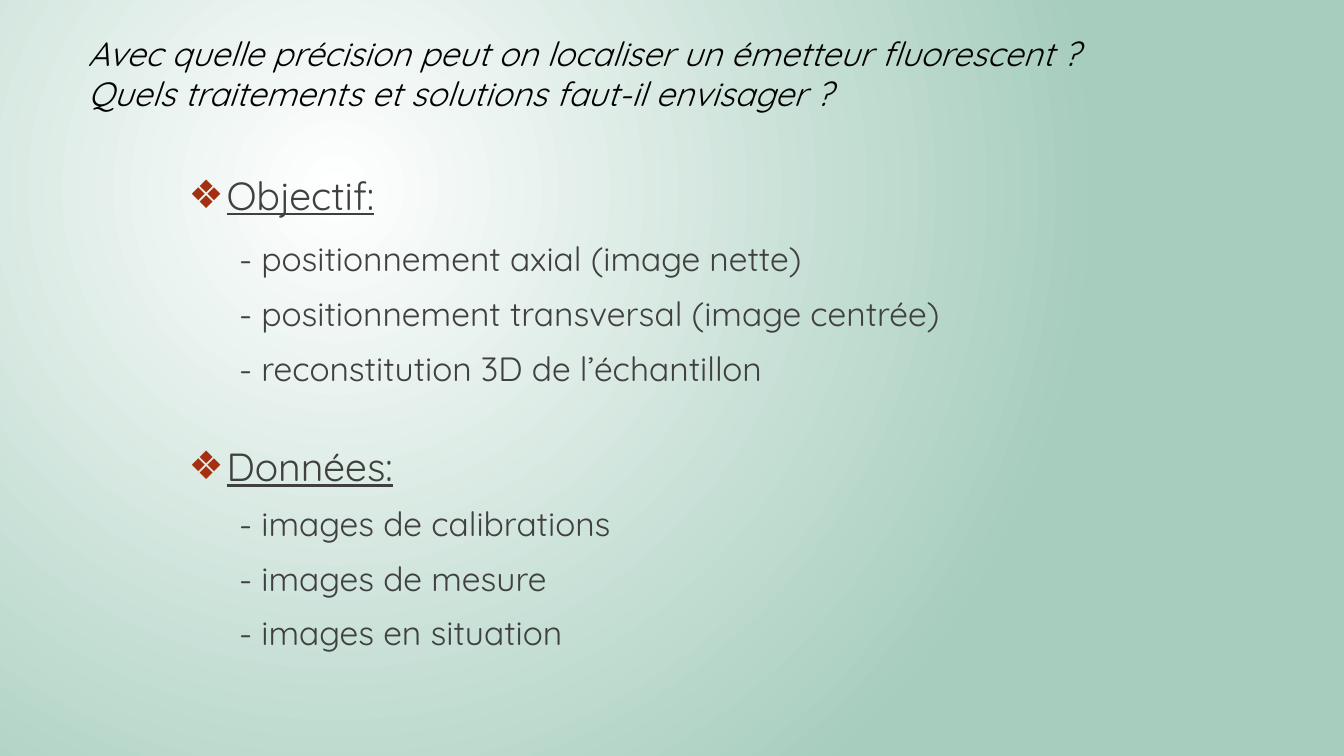
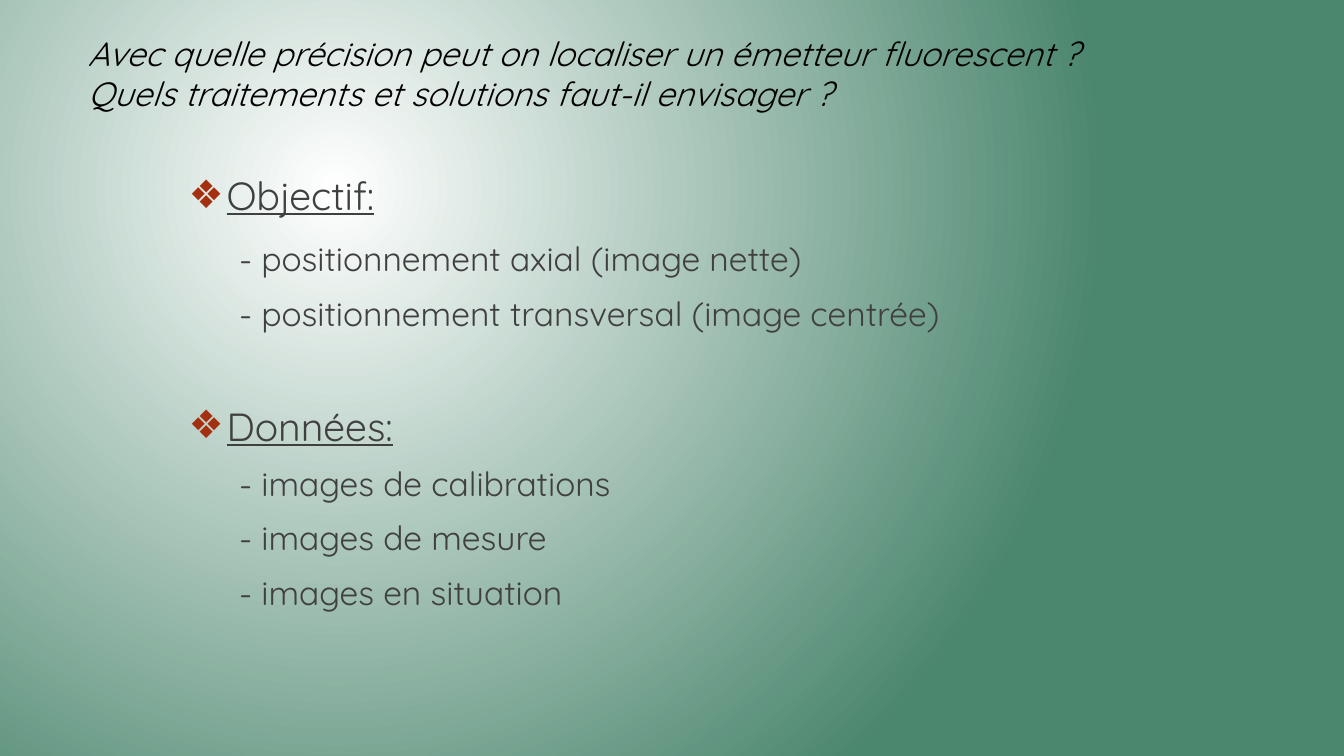
Before and after one commit to Killian-Herveau/PIMS, a slide deck: slide 4 of Pres_Avril/PresentationPIMSAvril.pptx. Drawn at 1344x756 pixels with LibreOffice and Linux fonts; fonts in the diff are those of the drawing. Boxes give left, top, right and bottom in pixels: in the first picture for what was removed or moved away, otherwise in the second. Text is boxed around its words. In the diff, an @@ line names an element or a change of style, - is before the commit and + after.

```diff
--- a/Pres_Avril/PresentationPIMSAvril.pptx
+++ b/Pres_Avril/PresentationPIMSAvril.pptx
@@ background gradient #FFFFFF to #A6CDBD to gradient #FFFFFF to #4B866E @@
@@ text at (261,356,762,382): paragraph removed @@
-- reconstitution 3D de l’échantillon
```
Also in this commit, not shown: 9 other slides changed, 5 slides added, 6 slides removed, 3 other files.
